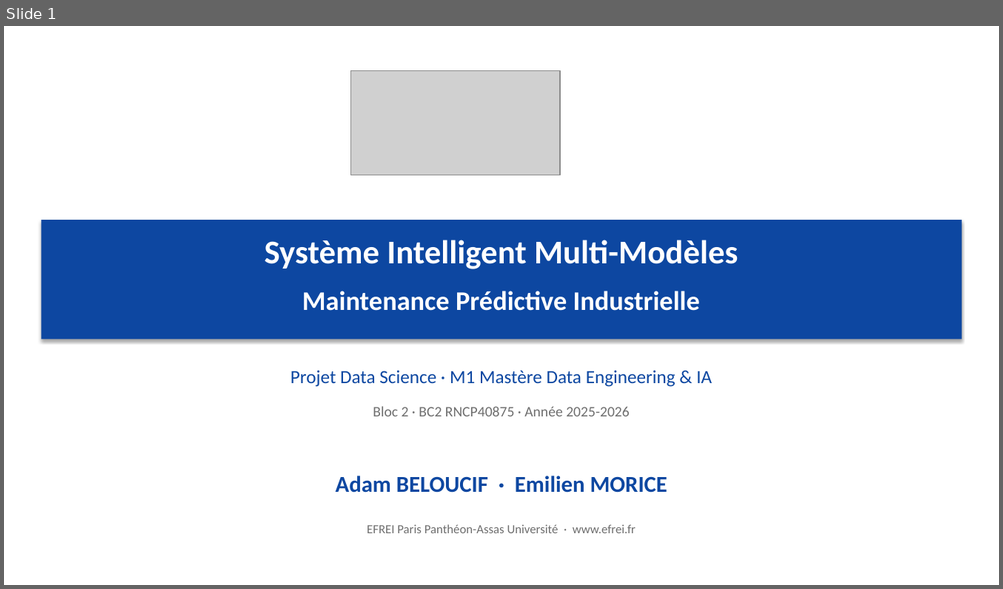
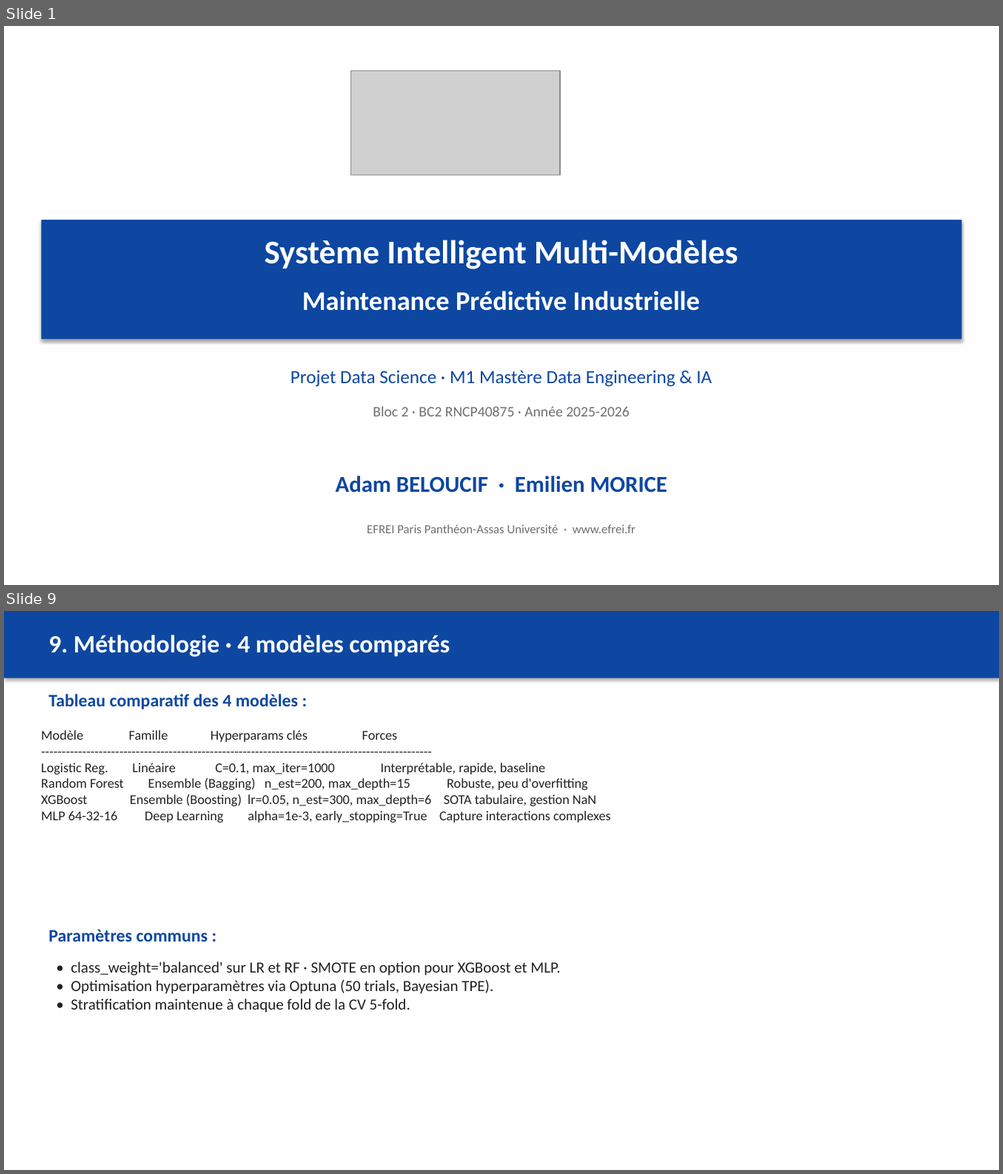
Before and after one commit to Adam-Blf/maintenance-predictive-industrielle, a slide deck: reports/presentation.pptx. Shown one above the other, each under a label of ours: slide 1 before the commit, slides 1 and 9 after it; the slides between them are not shown. The pictures are 1003x589 and 1003x1174 pixels, drawn with LibreOffice and Linux fonts; fonts in the diff are those of the drawing; grey boxes stand for pictures. Boxes give left, top, right and bottom in pixels: in the first picture for what was removed or moved away, otherwise in the second. Text is boxed around its words. In the diff, an @@ line names an element or a change of style, - is before the commit and + after.

```diff
--- a/reports/presentation.pptx
+++ b/reports/presentation.pptx
@@ slide 9 added at <box>4,611,999,1170</box>, background #FFFFFF @@
@@ rectangle added at <box>4,611,999,678</box>, fill #0D47A1 @@
@@ text added at <box>48,635,449,657</box>, 24 pt, text #FFFFFF, bold @@
+9. Méthodologie · 4 modèles comparés
@@ text added at <box>48,694,298,709</box>, 17 pt, text #0D47A1, bold @@
+Tableau comparatif des 4 modèles :
@@ text added at <box>41,730,611,823</box>, 13 pt, text #212121 @@
+Modèle Famille Hyperparams clés Forces
+-----------------------------------------------------------------------------------------------
+Logistic Reg. Linéaire C=0.1, max_iter=1000 Interprétable, rapide, baseline
+Random Forest Ensemble (Bagging) n_est=200, max_depth=15 Robuste, peu d'overfitting
+XGBoost Ensemble (Boosting) lr=0.05, n_est=300, max_depth=6 SOTA tabulaire, gestion NaN
+MLP 64-32-16 Deep Learning alpha=1e-3, early_stopping=True Capture interactions complexes
@@ text added at <box>48,929,208,942</box>, 17 pt, text #0D47A1, bold @@
+Paramètres communs :
@@ text added at <box>71,962,560,1013</box>, 15 pt, text #212121 @@
+• class_weight='balanced' sur LR et RF · SMOTE en option pour XGBoost et MLP.
+• Optimisation hyperparamètres via Optuna (50 trials, Bayesian TPE).
+• Stratification maintenue à chaque fold de la CV 5-fold.
```
Also in this commit, not shown: 7 slides changed, 15 other slides added, 3 slides removed, 13 other files.
